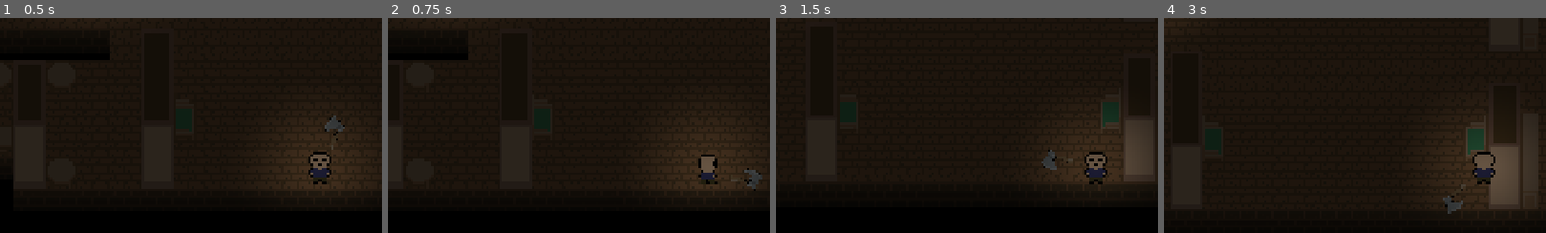
Above: before the commit, frames 1-4 (left to right).
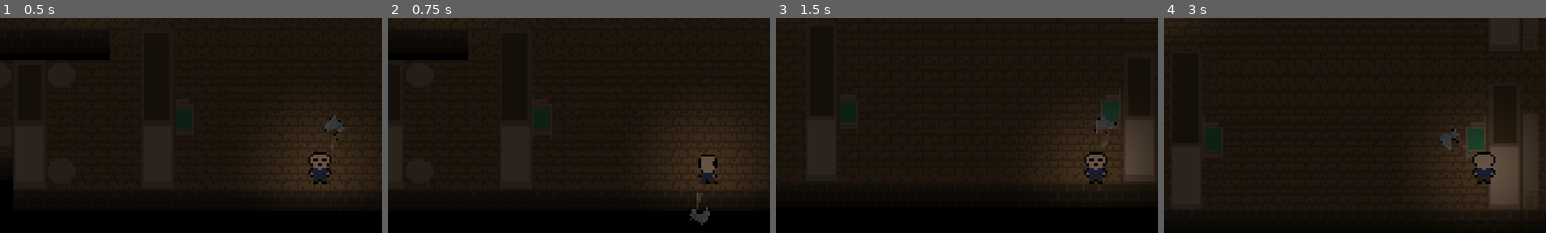
Above: after the commit, the same moments.

Repository: c-bejar/Night-of-the-Black-Spirits
Game: Godot game, scene res://Areas/House/house.tscn
Same seed, same stepped clock (60 frames per second), same inputs: the game is played once before the commit and once after it.
Inputs (mouse positions are % of the whole screen's width and height, from its top left):
- Up to frame 1 (0.5 s): no input
- Up to frame 2 (0.75 s): tap Enter at 0.5 s; move the mouse to (72, 45) at 0.52 s; hold D (move_right) from 0.53 s (still down); click (72, 45) at 0.6 s
- Up to frame 3 (1.5 s): move the mouse to (30, 55) at 1.27 s; release D (move_right) at 1.28 s; hold S (move_down) from 1.28 s (still down); click (30, 55) at 1.35 s
- Up to frame 4 (3 s): move the mouse to (60, 28) at 2.02 s; release S (move_down) at 2.03 s; hold D (move_right) 2.03-2.78 s; click (60, 28) at 2.1 s; move the mouse to (45, 70) at 2.77 s; hold W (move_up) from 2.78 s (still down); click (45, 70) at 2.85 s
The pictures show only the part of the screen within x 8-58%, y 15-65%; the shares and areas given below are measured in that part.

Frame 1 is identical in both runs. In frame 2, 0.5% of the frame differs, in the area x 79-98%, y 69-97%; in frame 3, 0.4%; in frame 4, 0.5%.
Error before the commit: Attempt to call function 'start' in base 'null instance' on a null instance. (res://Entities/Player/player.gd:35)

Commit message:
add: timer to timeout when hit detected

Diff:
--- a/Entities/Player/player.tscn
+++ b/Entities/Player/player.tscn
@@ -305,5 +305,10 @@
 texture = ExtResource("5_5c2io")
 texture_scale = 0.5
 
+[node name="AttackTimer" type="Timer" parent="."]
+wait_time = 0.175
+one_shot = true
+
 [connection signal="body_entered" from="Rotation Point/TVDetection" to="." method="_on_tv_detection_body_entered"]
 [connection signal="body_exited" from="Rotation Point/TVDetection" to="." method="_on_tv_detection_body_exited"]
+[connection signal="timeout" from="AttackTimer" to="." method="_on_attack_timer_timeout"]
